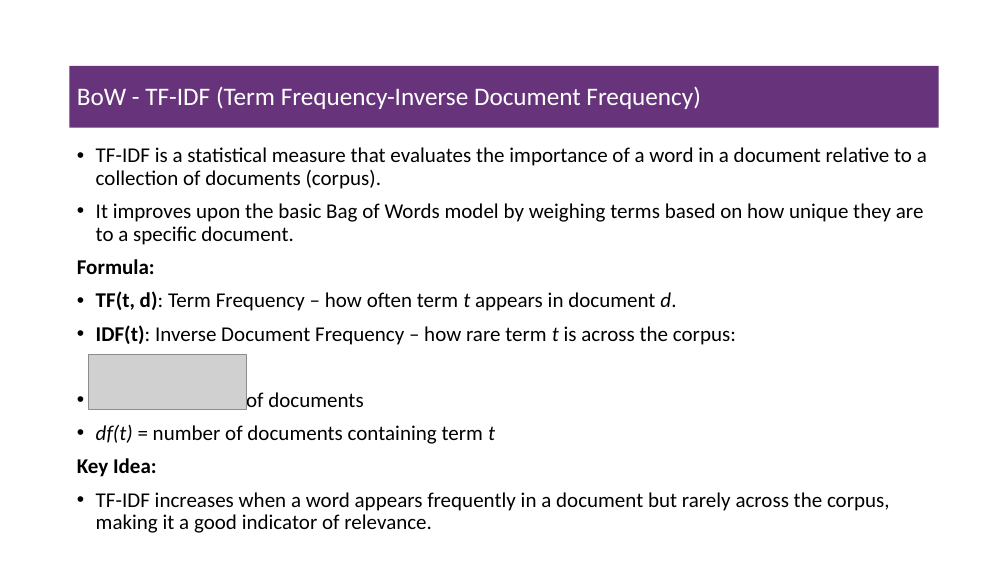
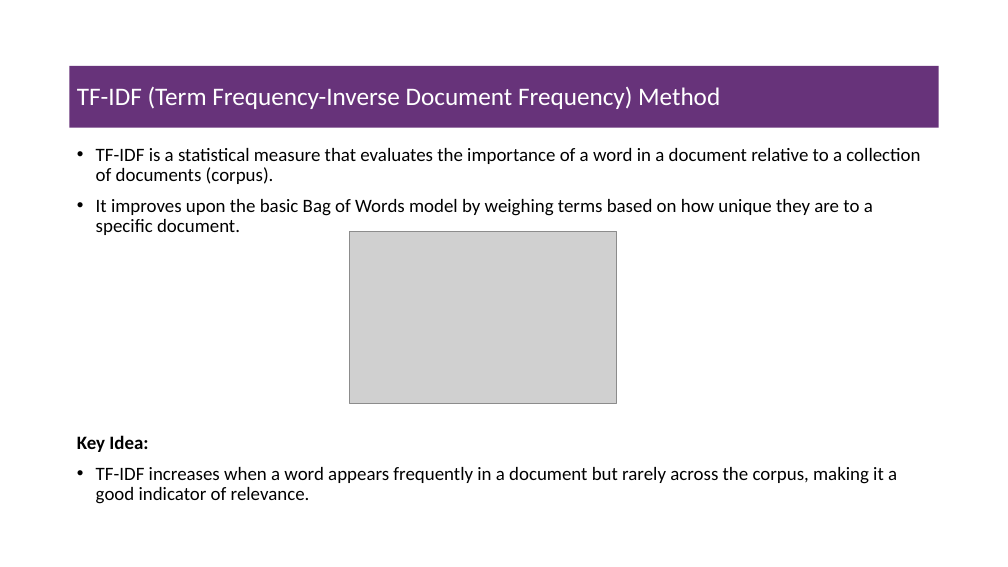
Before and after one commit to msfasha/307307-BI-Methods, a slide deck: slide 22 of 20242-NLP-LLM/lecture notes/Part 1 - Introduction to NLP/1.1-introduction to NLP.pptx (slide 23 before the commit). Drawn at 1008x567 pixels with LibreOffice and Linux fonts; fonts in the diff are those of the drawing; grey boxes stand for pictures; background and template pictures are left out. Boxes give left, top, right and bottom in pixels: in the first picture for what was removed or moved away, otherwise in the second. Text is boxed around its words. In the diff, an @@ line names an element or a change of style, - is before the commit and + after.

```diff
--- a/20242-NLP-LLM/lecture notes/Part 1 - Introduction to NLP/1.1-introduction to NLP.pptx
+++ b/20242-NLP-LLM/lecture notes/Part 1 - Introduction to NLP/1.1-introduction to NLP.pptx
@@ title at <box>77,87,720,109</box>: text changed @@
-BoW - TF-IDF (Term Frequency-Inverse Document Frequency)
+TF-IDF (Term Frequency-Inverse Document Frequency) Method
@@ text "TF-IDF is a statistical measure ..." at <box>77,148,920,504</box>: size 20 to 18 pt @@
@@ picture added at <box>350,231,617,403</box> @@
@@ text at <box>77,259,736,444</box>: paragraphs removed @@
-Formula:
-• TF(t, d): Term Frequency – how often term t appears in document d.
-• IDF(t): Inverse Document Frequency – how rare term t is across the corpus:
-• N = total number of documents
-• df(t) = number of documents containing term t
@@ picture removed at <box>88,354,247,409</box> @@
```
Also in this commit, not shown: 4 other slides changed, 1 slide removed, 5 other files.
